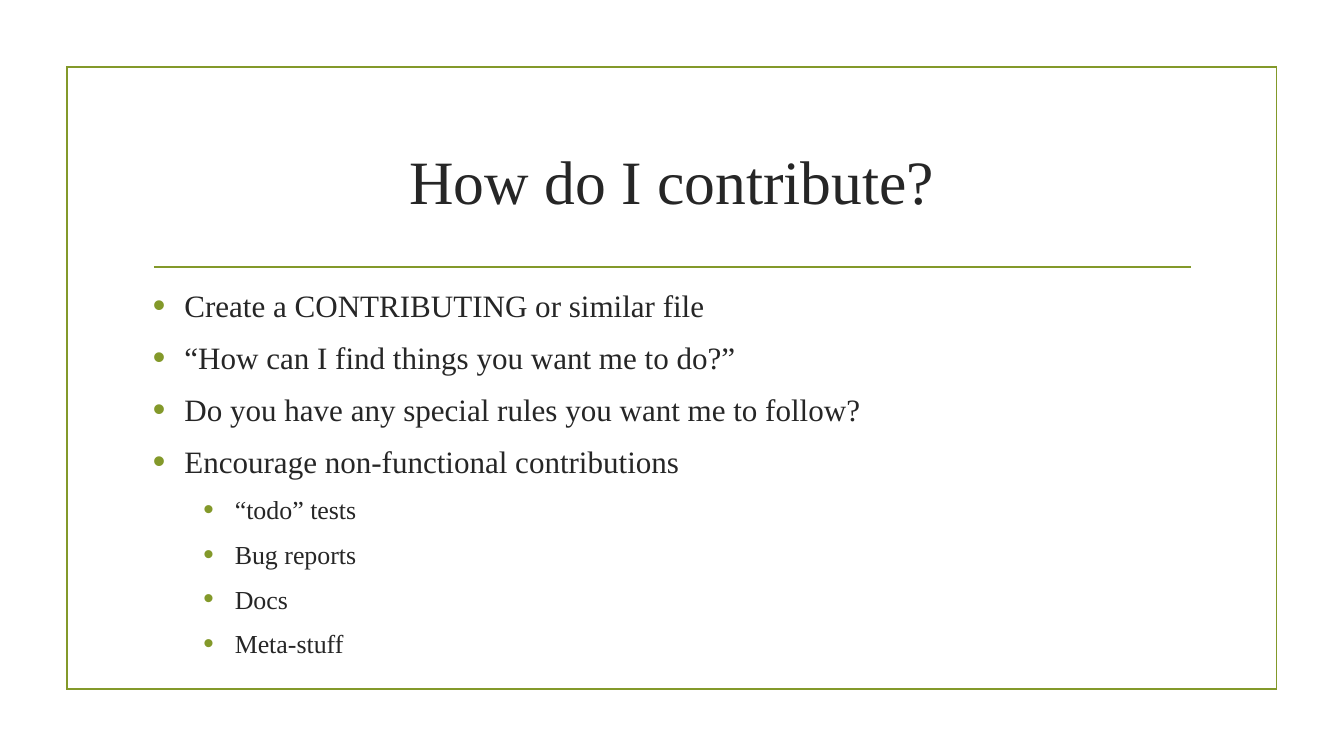
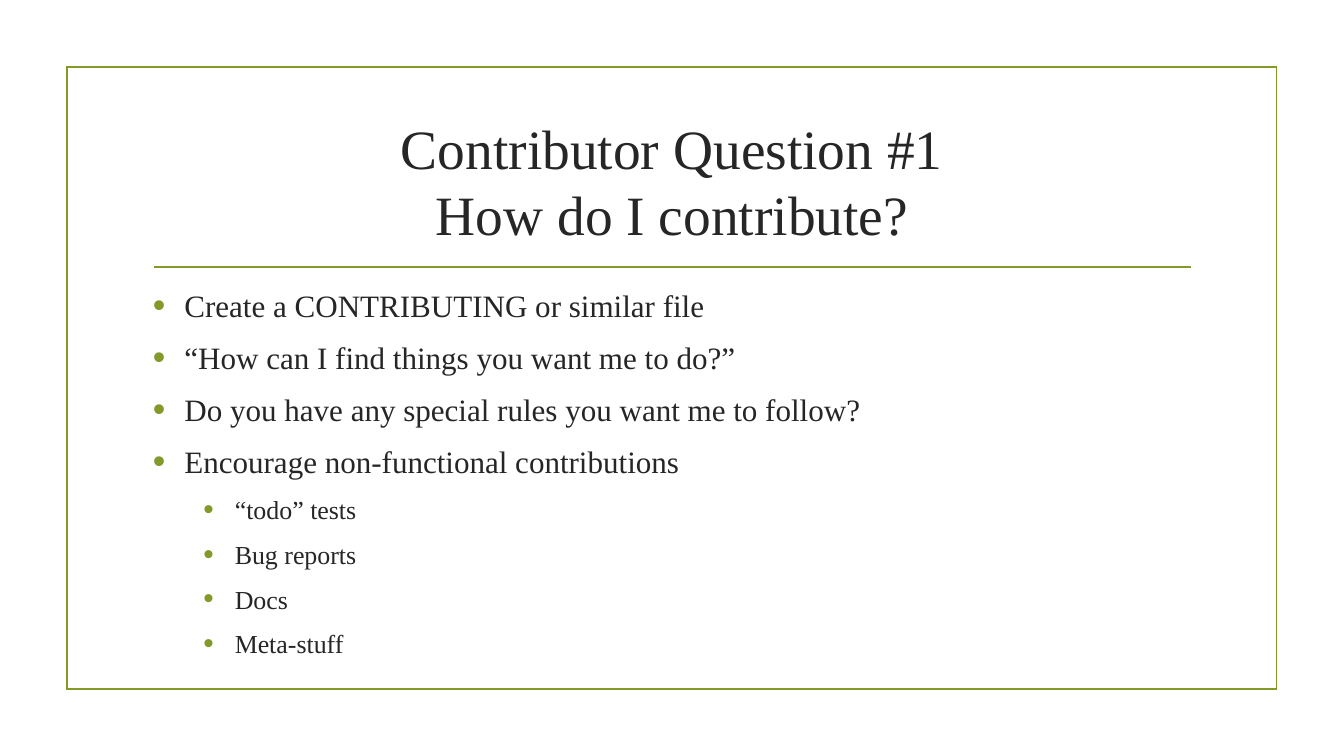
Before and after one commit to jmaslak/OpenYourOpenSourceSlides, a slide deck: slide 2 of OpenYourOpenSource.pptx. Drawn at 1344x756 pixels with LibreOffice and Linux fonts; fonts in the diff are those of the drawing; background and template pictures are left out. Boxes give left, top, right and bottom in pixels: in the first picture for what was removed or moved away, otherwise in the second. Text is boxed around its words. In the diff, an @@ line names an element or a change of style, - is before the commit and + after.

```diff
--- a/OpenYourOpenSource.pptx
+++ b/OpenYourOpenSource.pptx
@@ title at <box>401,130,942,236</box>: text changed; size 44 to 39.6 pt @@
-How do I contribute?
+Contributor Question #1
+How do I contribute?
```
Also in this commit, not shown: 4 other slides changed, 1 slide added, 1 other file.
